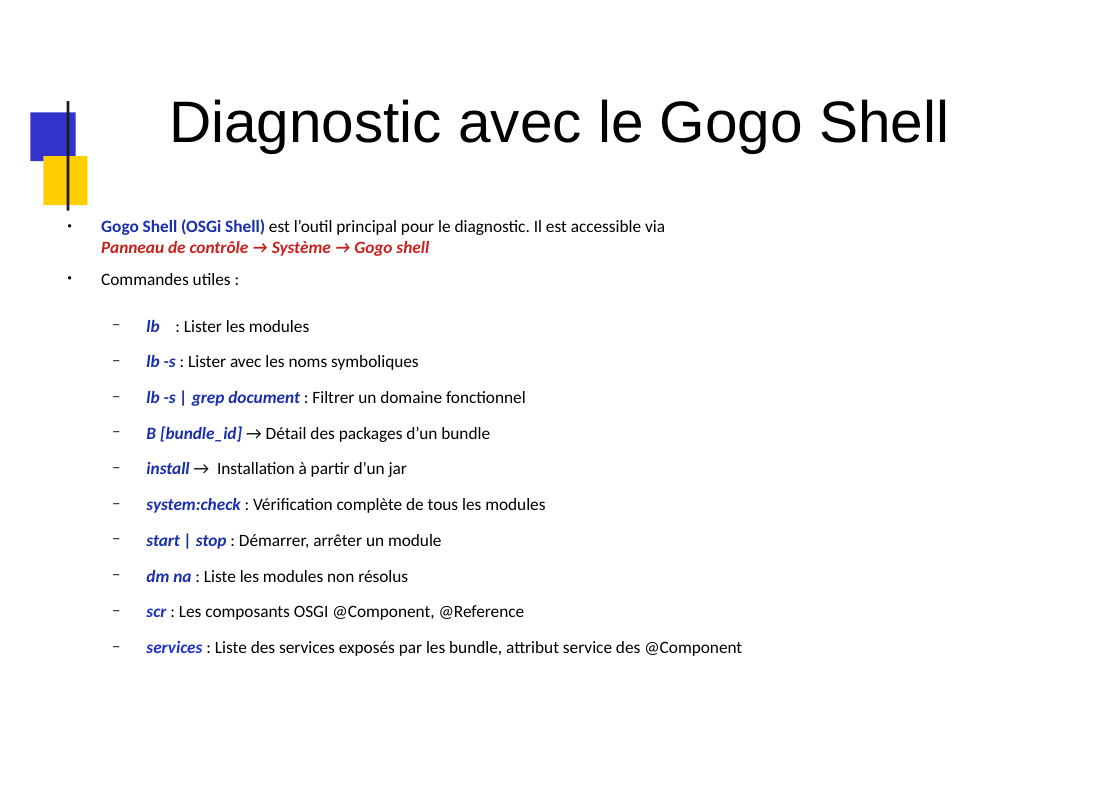
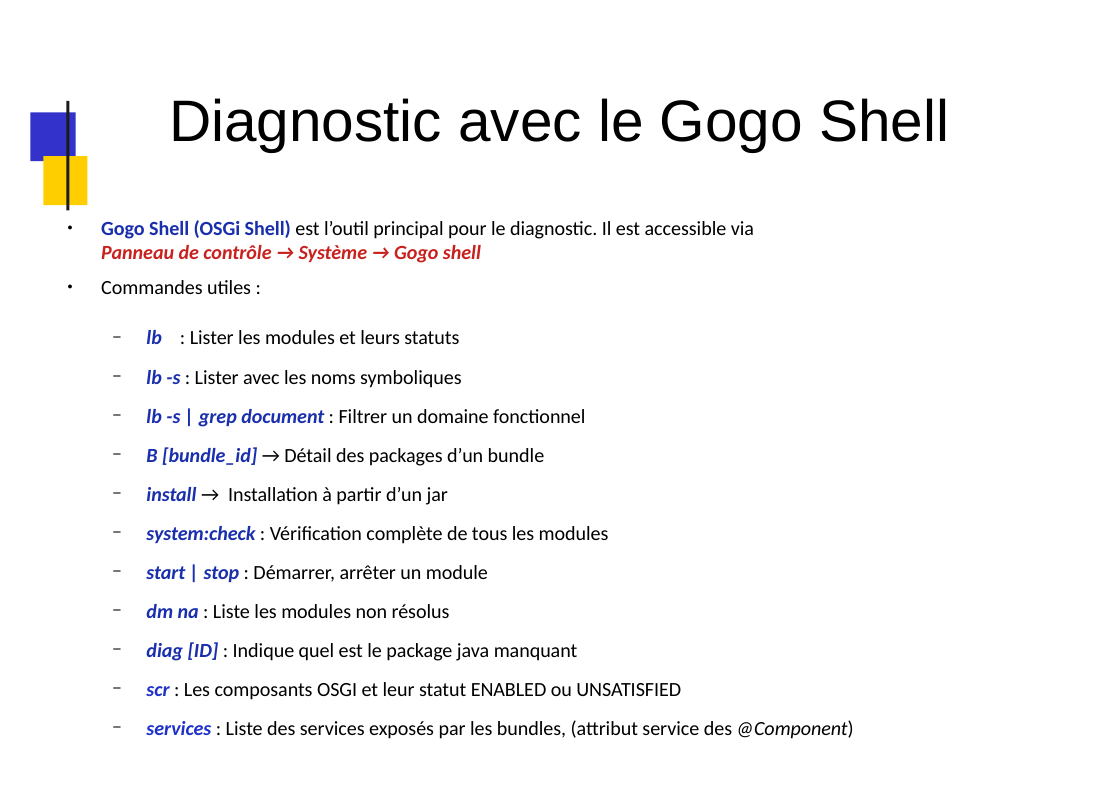
Before and after one commit to dthibau/liferay, a slide deck: slide 97 of Lrd7.pptx (slide 91 before the commit). Drawn at 1120x791 pixels with LibreOffice and Linux fonts; fonts in the diff are those of the drawing; background and template pictures are left out. Boxes give left, top, right and bottom in pixels: in the first picture for what was removed or moved away, otherwise in the second. Text is boxed around its words. In the diff, an @@ line names an element or a change of style, - is before the commit and + after.

```diff
--- a/Lrd7.pptx
+++ b/Lrd7.pptx
@@ text at (x1=101, y1=220, x2=754, y2=618): size 13 to 15 pt in "Gogo Shell (OSGi Shell) est l’outil principal ...", "Commandes utiles :", "lb -s : Lister avec les noms ...", "lb -s | grep document : Filtrer ..." and 5 more places @@
@@ text at (x1=146, y1=330, x2=459, y2=344): text changed; size 13 to 15 pt @@
-  − lb : Lister les modules
+  − lb : Lister les modules et leurs statuts
@@ text at (x1=146, y1=642, x2=853, y2=739): text changed; size 13 to 15 pt @@
-  − scr : Les composants OSGI @Component, @Reference
-  − services : Liste des services exposés par les bundle, attribut service des @Component
+  − diag [ID] : Indique quel est le package java manquant
+  − scr : Les composants OSGI et leur statut ENABLED ou UNSATISFIED
+  − services : Liste des services exposés par les bundles, (attribut service des @Component)
```
Also in this commit, not shown: 61 other slides changed, 31 slides added, 12 slides removed, 5 other files.
